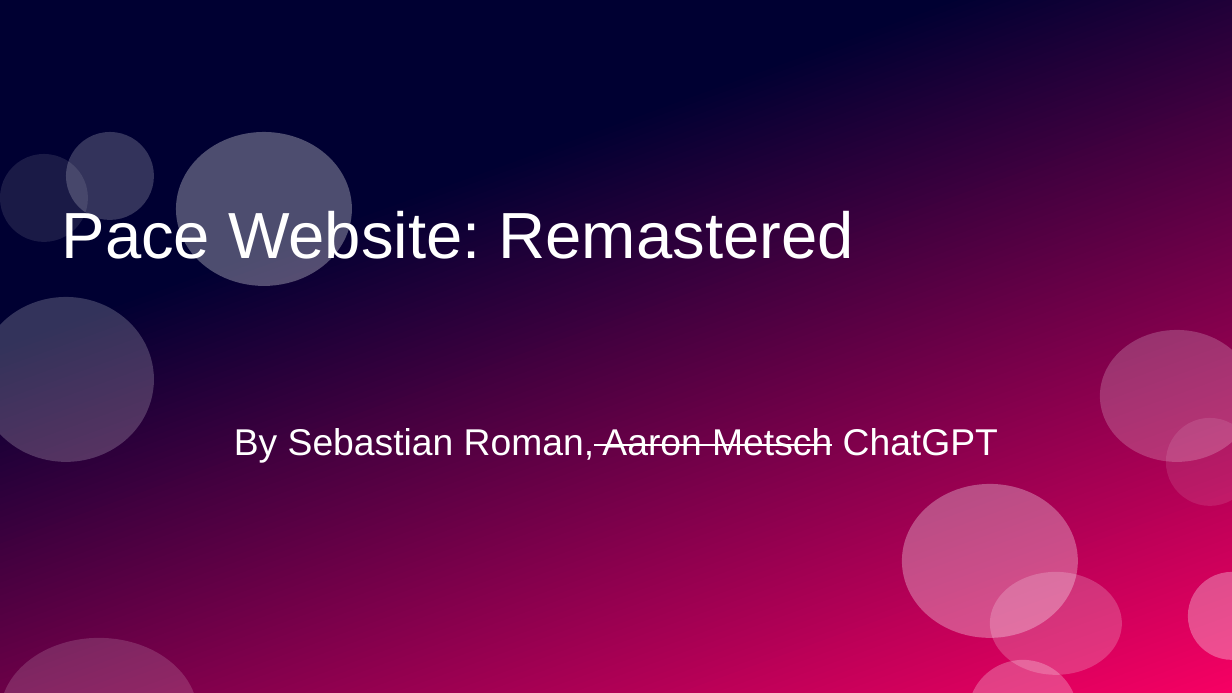
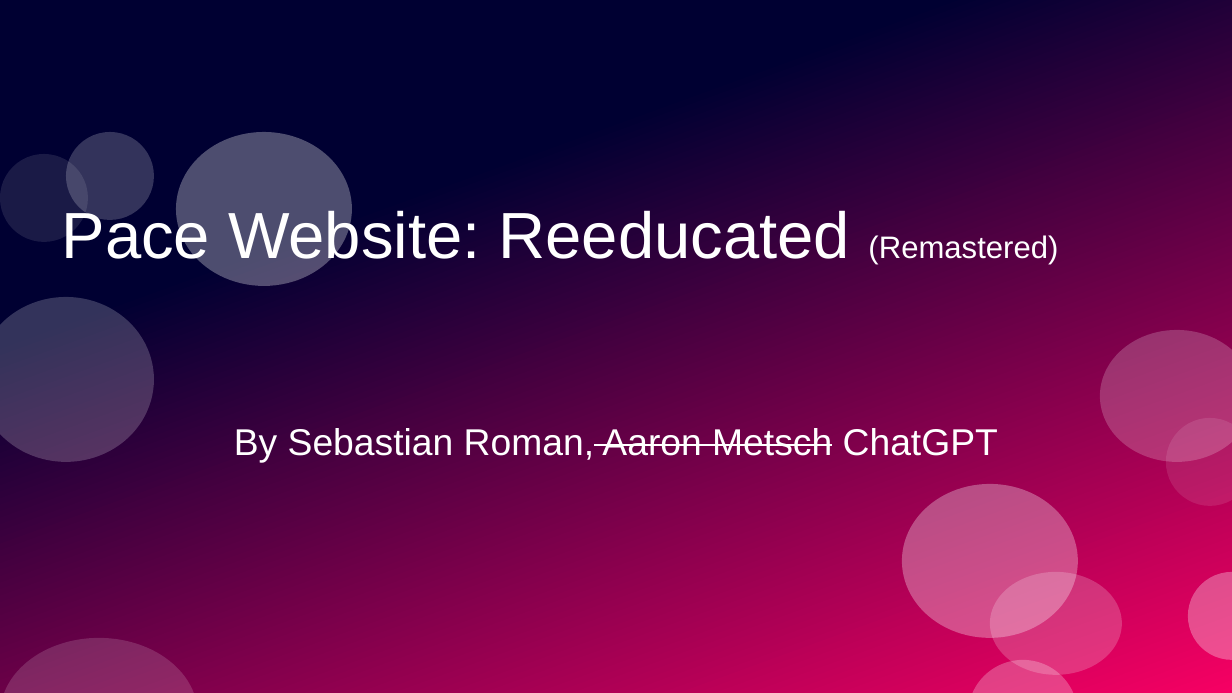
Before and after one commit to sr66139p/CIT-231-Term-Project, a slide deck: slide 1 of term-project-presentation.pptx. Drawn at 1232x693 pixels with LibreOffice and Linux fonts; fonts in the diff are those of the drawing. Boxes give left, top, right and bottom in pixels: in the first picture for what was removed or moved away, otherwise in the second. Text is boxed around its words. In the diff, an @@ line names an element or a change of style, - is before the commit and + after.

```diff
--- a/term-project-presentation.pptx
+++ b/term-project-presentation.pptx
@@ title at (62,207,1058,271): text changed @@
-Pace Website: Remastered
+Pace Website: Reeducated (Remastered)
```
Also in this commit, not shown: 1 other slide changed, 1 slide added, 1 slide removed.
